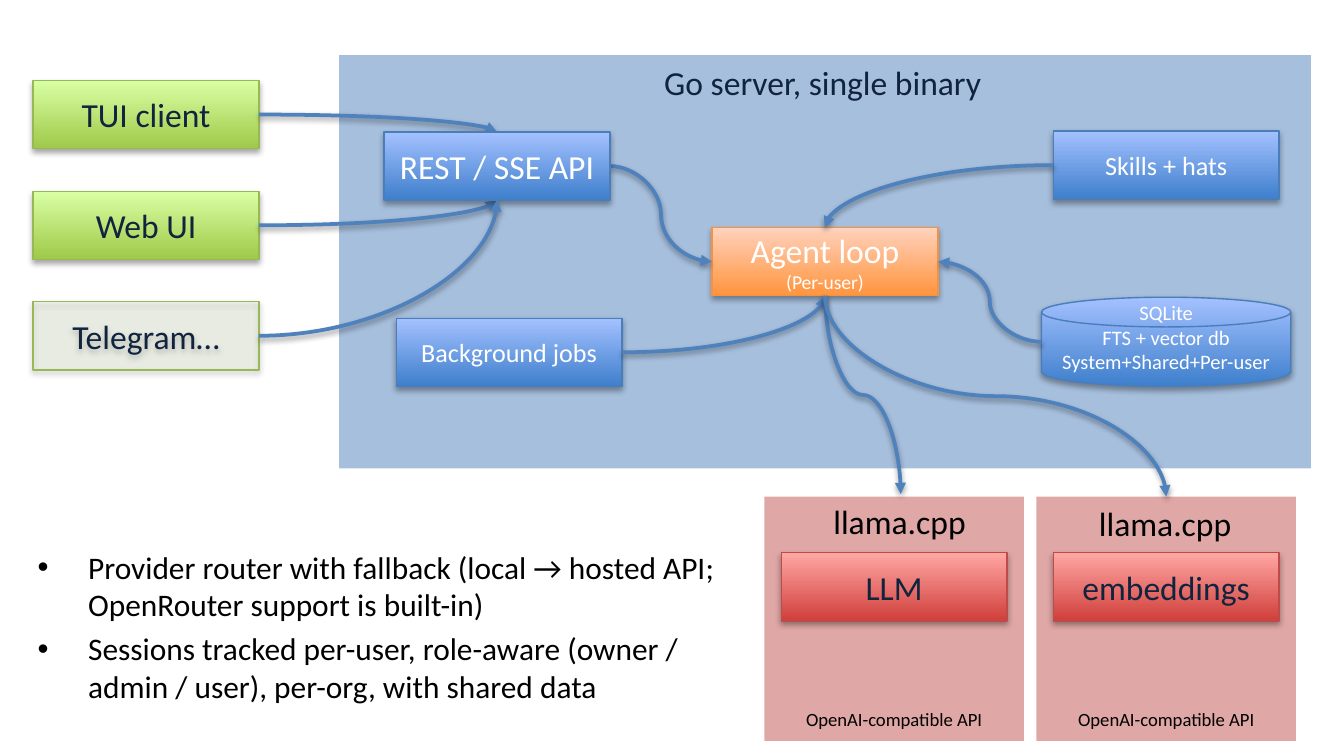
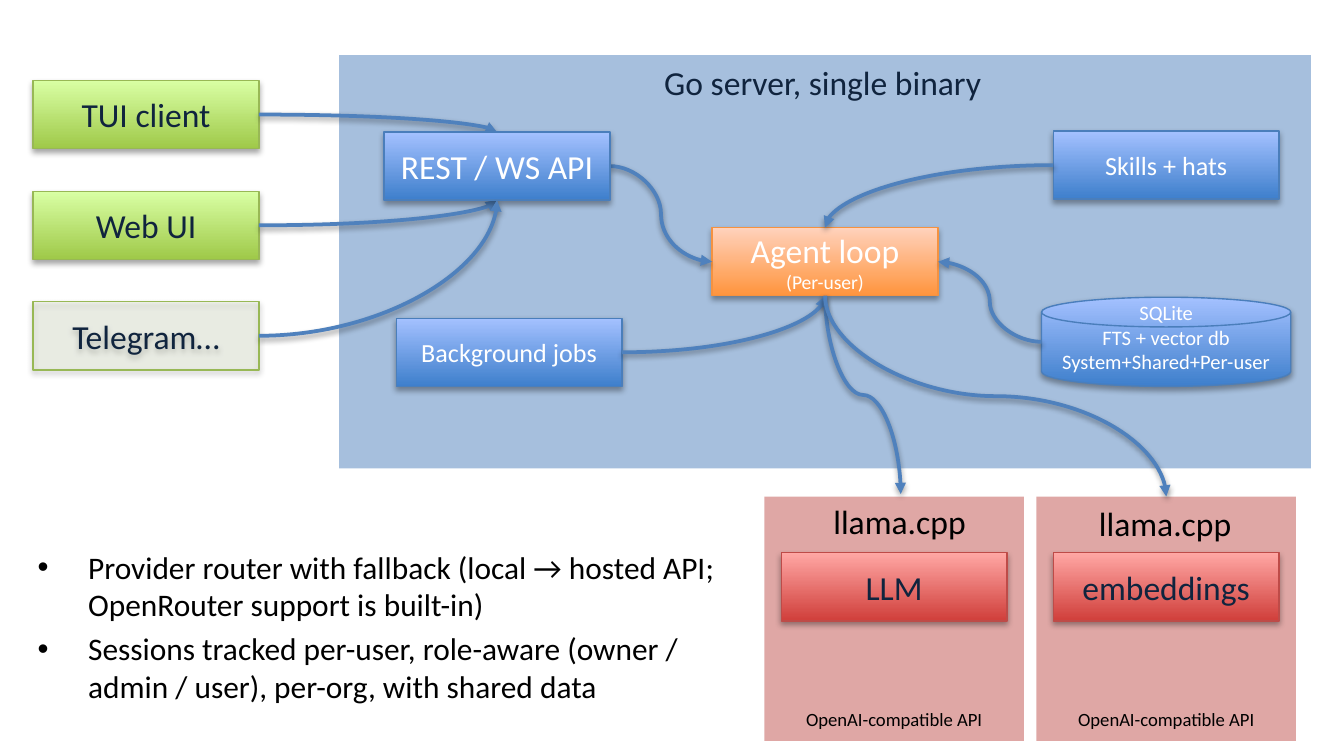
Before and after one commit to ivoras/harlequin, a slide deck: slide 10 of docs/croai2026/slides-pptx.pptx (slide 9 before the commit). Drawn at 1344x756 pixels with LibreOffice and Linux fonts; fonts in the diff are those of the drawing. Boxes give left, top, right and bottom in pixels: in the first picture for what was removed or moved away, otherwise in the second. Text is boxed around its words. In the diff, an @@ line names an element or a change of style, - is before the commit and + after.

```diff
--- a/docs/croai2026/slides-pptx.pptx
+++ b/docs/croai2026/slides-pptx.pptx
@@ text in rectangle at bbox=[401, 157, 593, 179]: text changed @@
-REST / SSE API
+REST / WS API
```
Also in this commit, not shown: 2 other slides changed, 1 slide added, 1 other file.
